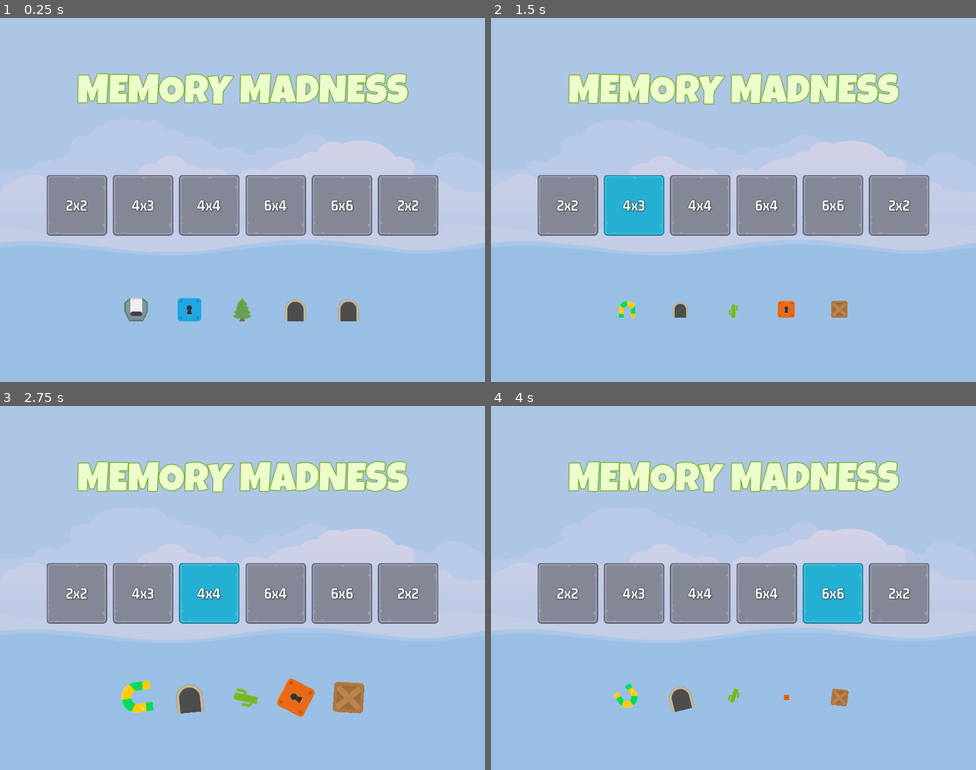
Above: before the commit, frames 1-4 (two rows, left to right).
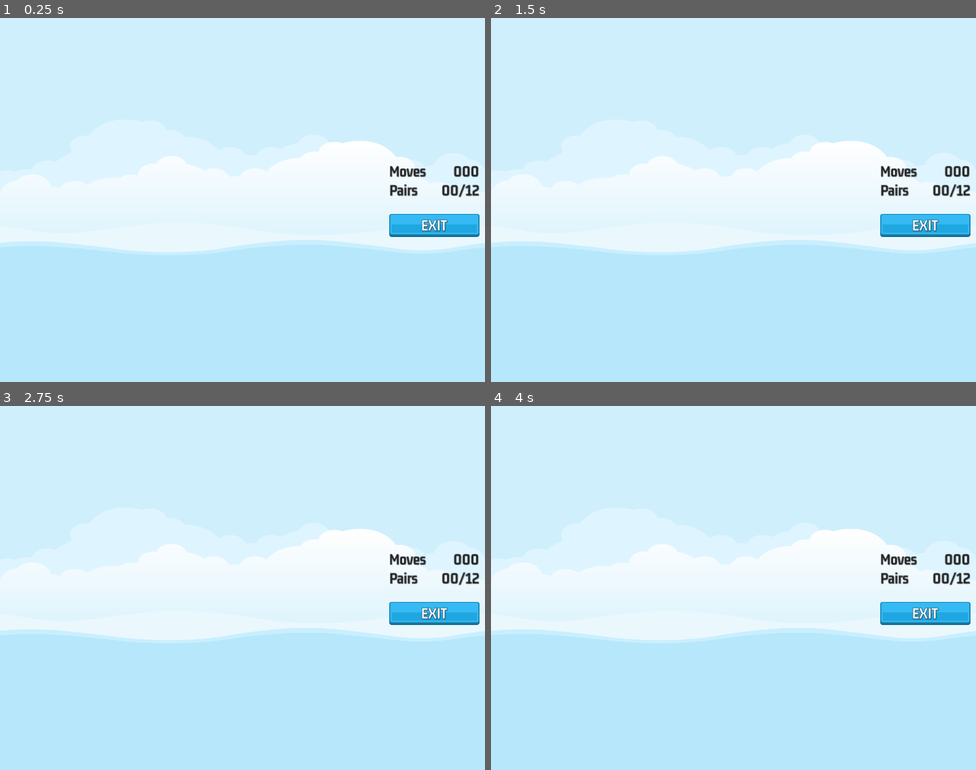
Above: after the commit, the same moments.

Repository: Babrakov/memory-madness
Game: Godot game, scene res://scenes/master/master.tscn
Two runs of this game, one before a commit and one after it. Both use one fixed random seed, a clock stepped at 60 frames per second and the inputs below.
Inputs (mouse positions are in pixels of both pictures, inside the frame that each line leads up to):
- Up to frame 1 (0.25 s): no input
- Up to frame 2 (1.5 s): click (568, 203) at 0.5 s, where only the run before the commit has a clickable "2x2"; click (631, 203) at 1.25 s, where only the run before the commit has a clickable "4x3"
- Up to frame 3 (2.75 s): click (208, 591) at 2 s, where only the run before the commit has a clickable "4x4"
- Up to frame 4 (4 s): click (767, 591) at 2.75 s, where only the run before the commit has a clickable "6x4"; click (835, 591) at 3.5 s, where only the run before the commit has a clickable "6x6"

The runs differ from the first frame. In frame 1, 100% of the frame differs, in the area x 0-100%, y 0-100%; in frame 2, 100%; in frame 3, 100%; in frame 4, 100%.

Commit message:
Game Scene

Diff:
--- /dev/null
+++ b/scenes/game/game.tscn
@@ -0,0 +1,100 @@
+[gd_scene load_steps=5 format=3 uid="uid://dawjbwwfrs8fp"]
+
+[ext_resource type="LabelSettings" uid="uid://efdir2vdny11" path="res://assets/GM_32_Dark.tres" id="1_ogw7s"]
+[ext_resource type="Texture2D" uid="uid://csgfsjm6hm2oo" path="res://assets/ui/blue_button00.png" id="2_fmkb2"]
+[ext_resource type="Texture2D" uid="uid://dijdvfauv570v" path="res://assets/ui/green_button00.png" id="3_1qupf"]
+[ext_resource type="LabelSettings" uid="uid://bb630qrhxr0ef" path="res://assets/GM_32_White.tres" id="4_u1a48"]
+
+[node name="Game" type="Control"]
+layout_mode = 3
+anchors_preset = 15
+anchor_right = 1.0
+anchor_bottom = 1.0
+grow_horizontal = 2
+grow_vertical = 2
+
+[node name="HB" type="HBoxContainer" parent="."]
+layout_mode = 1
+anchors_preset = 15
+anchor_right = 1.0
+anchor_bottom = 1.0
+grow_horizontal = 2
+grow_vertical = 2
+
+[node name="MC" type="MarginContainer" parent="HB"]
+layout_mode = 2
+size_flags_horizontal = 3
+theme_override_constants/margin_left = 12
+theme_override_constants/margin_top = 12
+theme_override_constants/margin_right = 12
+theme_override_constants/margin_bottom = 12
+
+[node name="GridContainer" type="GridContainer" parent="HB/MC"]
+layout_mode = 2
+size_flags_horizontal = 4
+size_flags_vertical = 4
+
+[node name="MC2" type="MarginContainer" parent="HB"]
+custom_minimum_size = Vector2(200, 0)
+layout_mode = 2
+theme_override_constants/margin_right = 12
+
+[node name="VB" type="VBoxContainer" parent="HB/MC2"]
+layout_mode = 2
+size_flags_vertical = 4
+
+[node name="HB" type="HBoxContainer" parent="HB/MC2/VB"]
+layout_mode = 2
+
+[node name="Label" type="Label" parent="HB/MC2/VB/HB"]
+layout_mode = 2
+size_flags_horizontal = 3
+text = "Moves"
+label_settings = ExtResource("1_ogw7s")
+vertical_alignment = 1
+
+[node name="LabelMoves" type="Label" parent="HB/MC2/VB/HB"]
+layout_mode = 2
+text = "000"
+label_settings = ExtResource("1_ogw7s")
+horizontal_alignment = 2
+vertical_alignment = 1
+
+[node name="HB2" type="HBoxContainer" parent="HB/MC2/VB"]
+layout_mode = 2
+
+[node name="Label" type="Label" parent="HB/MC2/VB/HB2"]
+layout_mode = 2
+size_flags_horizontal = 3
+text = "Pairs"
+label_settings = ExtResource("1_ogw7s")
+vertical_alignment = 1
+
+[node name="LabelPairs" type="Label" parent="HB/MC2/VB/HB2"]
+layout_mode = 2
+text = "00/12"
+label_settings = ExtResource("1_ogw7s")
+horizontal_alignment = 2
+vertical_alignment = 1
+
+[node name="Spacer" type="Control" parent="HB/MC2/VB"]
+custom_minimum_size = Vector2(0, 24)
+layout_mode = 2
+
+[node name="ExitButton" type="TextureButton" parent="HB/MC2/VB"]
+layout_mode = 2
+size_flags_horizontal = 4
+texture_normal = ExtResource("2_fmkb2")
+texture_pressed = ExtResource("3_1qupf")
+
+[node name="Label" type="Label" parent="HB/MC2/VB/ExitButton"]
+layout_mode = 1
+anchors_preset = 15
+anchor_right = 1.0
+anchor_bottom = 1.0
+grow_horizontal = 2
+grow_vertical = 2
+text = "EXIT"
+label_settings = ExtResource("4_u1a48")
+horizontal_alignment = 1
+vertical_alignment = 1
--- a/scenes/master/master.tscn
+++ b/scenes/master/master.tscn
@@ -1,8 +1,9 @@
-[gd_scene load_steps=4 format=3 uid="uid://dkiexv5ixe4bp"]
+[gd_scene load_steps=5 format=3 uid="uid://dkiexv5ixe4bp"]
 
 [ext_resource type="Texture2D" uid="uid://bpqa23g1hhnat" path="res://assets/images/backgroundEmpty.png" id="1_6xcpb"]
 [ext_resource type="Script" path="res://scenes/master/master.gd" id="1_b3xug"]
 [ext_resource type="PackedScene" uid="uid://d1r65lcb3pbld" path="res://scenes/main/main.tscn" id="3_6iubb"]
+[ext_resource type="PackedScene" uid="uid://dawjbwwfrs8fp" path="res://scenes/game/game.tscn" id="4_13uk8"]
 
 [node name="Master" type="CanvasLayer"]
 script = ExtResource("1_b3xug")
@@ -17,3 +18,6 @@
 expand_mode = 1
 
 [node name="Main" parent="." instance=ExtResource("3_6iubb")]
+visible = false
+
+[node name="Game" parent="." instance=ExtResource("4_13uk8")]
